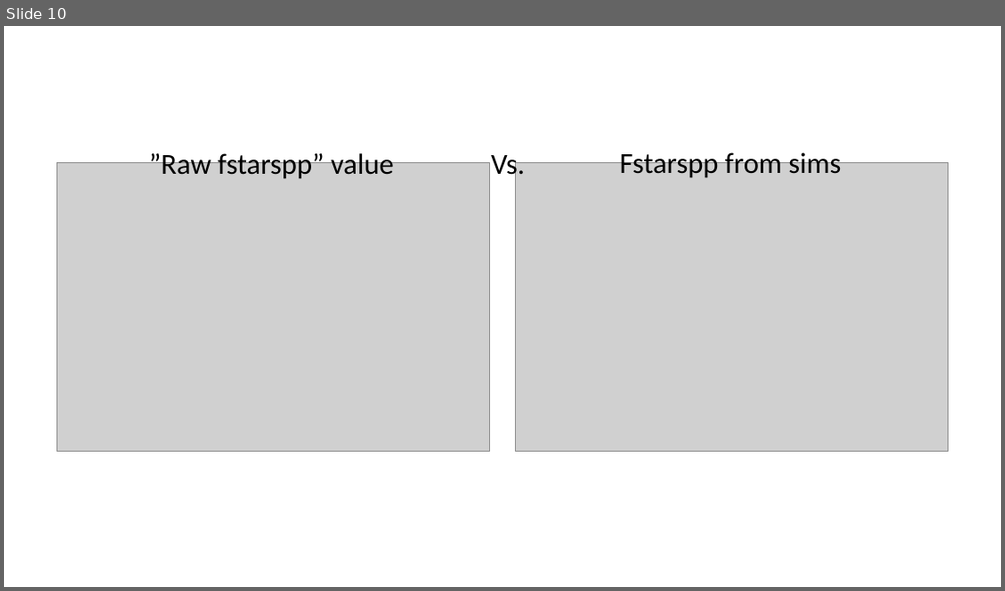
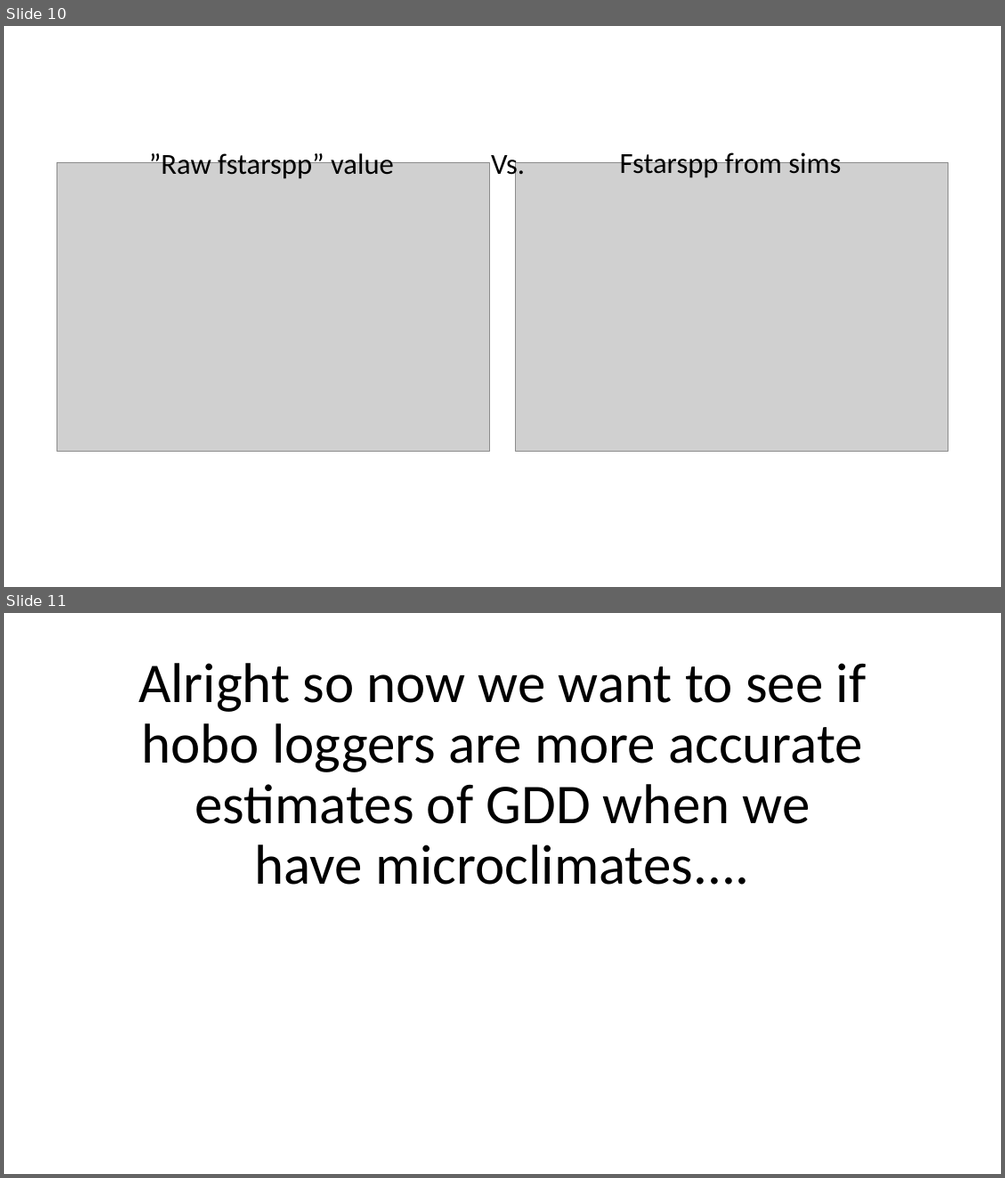
Before and after one commit to cchambe12/microclimates, a slide deck: notes/micro_understandinggdd.pptx. Shown one above the other, each under a label of ours: slide 10 before the commit, slides 10 and 11 after it. The pictures are 1005x591 and 1005x1178 pixels, drawn with LibreOffice and Linux fonts; fonts in the diff are those of the drawing; grey boxes stand for pictures. Boxes give left, top, right and bottom in pixels: in the first picture for what was removed or moved away, otherwise in the second. Text is boxed around its words. In the diff, an @@ line names an element or a change of style, - is before the commit and + after.

```diff
--- a/notes/micro_understandinggdd.pptx
+++ b/notes/micro_understandinggdd.pptx
@@ slide 11 added at (x1=4, y1=613, x2=1001, y2=1174), background #FFFFFF @@
@@ title added at (x1=138, y1=663, x2=866, y2=884), 54 pt, text #000000 @@
+Alright so now we want to see if hobo loggers are more accurate estimates of GDD when we have microclimates....
```
Also in this commit, not shown: 3 other slides added, 23 other files.
